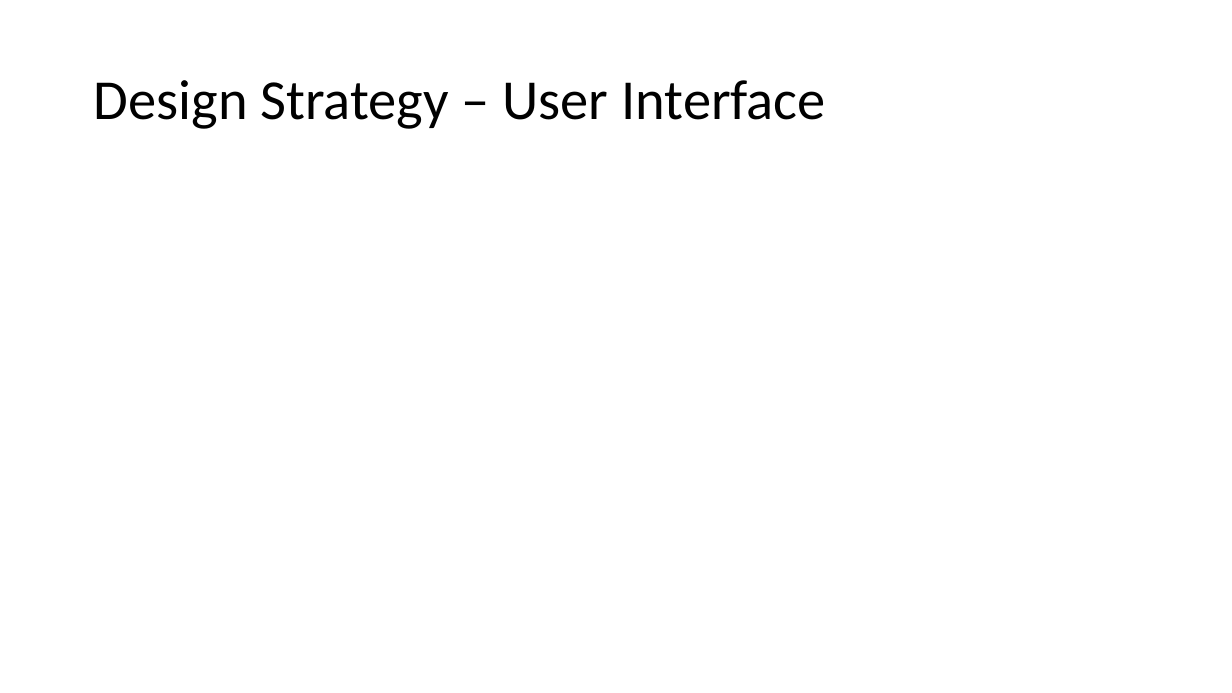
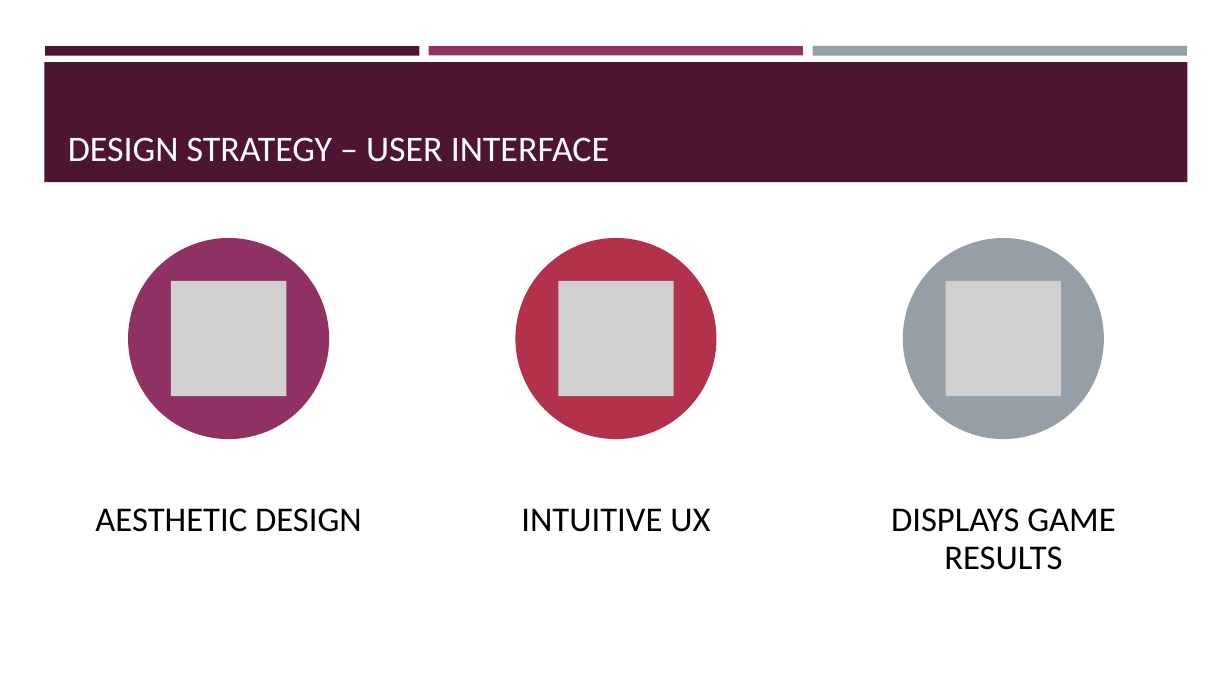
Before and after one commit to tanay97/WEC2019, a slide deck: slide 4 of presentation.pptx. Drawn at 1232x693 pixels with LibreOffice and Linux fonts; fonts in the diff are those of the drawing; grey boxes stand for pictures. Boxes give left, top, right and bottom in pixels: in the first picture for what was removed or moved away, otherwise in the second. Text is boxed around its words. In the diff, an @@ line names an element or a change of style, - is before the commit and + after.

Commit message:
updated presentation

```diff
--- a/presentation.pptx
+++ b/presentation.pptx
@@ rectangle added at box(45, 46, 420, 55), fill #4D1434 @@
@@ rectangle added at box(429, 46, 803, 55), fill #903163 @@
@@ rectangle added at box(812, 46, 1187, 56), fill #969FA7 @@
@@ rectangle added at box(44, 62, 1188, 182), fill #4D1434 @@
@@ title "DESIGN STRATEGY – USER INTERFACE" at box(68, 137, 609, 162): vertical alignment middle to bottom @@
@@ title at box(68, 137, 609, 162): text changed; size 44 to 28 pt; text colour #000000 to #FFFEFF @@
-Design Strategy – User Interface
+DESIGN STRATEGY – USER INTERFACE
@@ group added at box(95, 238, 1115, 570): 3 ellipses, 3 pictures, 3 texts @@
+AESTHETIC DESIGN
+INTUITIVE UX
+DISPLAYS GAME RESULTS
```
Also in this commit, not shown: 1 other slide changed, 4 slides added, 3 slides removed.
